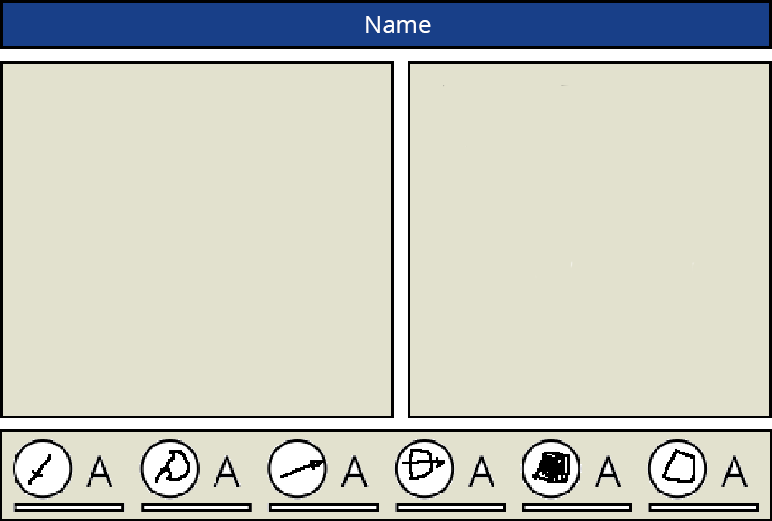
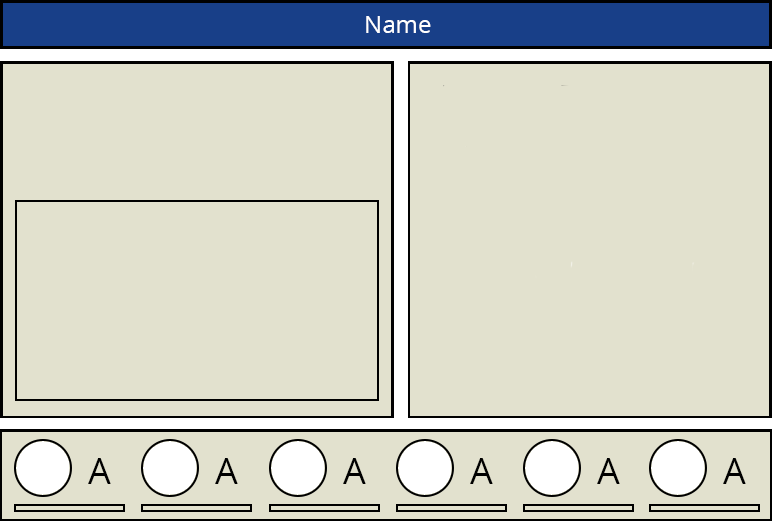
Layer changes from the first 772x521 image to the second:
showed "LevelUpInfo" over [15, 200, 379, 401]
added group "WeaponSkill6" with 3 layers above "WeaponSkill5" over [649, 439, 760, 512]
added layer "A" (1st of 6, in "WeaponSkill6") in group "WeaponSkill6" over [723, 458, 746, 484]
added layer "Rectangle 1" (1st of 6, in "WeaponSkill6") in group "WeaponSkill6" over [651, 504, 760, 512]
added layer "Ellipse 1" (1st of 6, in "WeaponSkill6") in group "WeaponSkill6" over [649, 439, 707, 497]
added group "WeaponSkill5" with 3 layers above "WeaponSkill4" over [523, 439, 634, 512]
added layer "A" (2nd of 6, in "WeaponSkill5") in group "WeaponSkill5" over [597, 458, 620, 484]
added layer "Rectangle 1" (2nd of 6, in "WeaponSkill5") in group "WeaponSkill5" over [524, 504, 634, 512]
added layer "Ellipse 1" (2nd of 6, in "WeaponSkill5") in group "WeaponSkill5" over [523, 439, 581, 497]
added group "WeaponSkill4" with 3 layers above "WeaponSkill3" over [396, 439, 507, 512]
added layer "A" (3rd of 6, in "WeaponSkill4") in group "WeaponSkill4" over [470, 458, 493, 484]
added layer "Rectangle 1" (3rd of 6, in "WeaponSkill4") in group "WeaponSkill4" over [396, 504, 507, 512]
added layer "Ellipse 1" (3rd of 6, in "WeaponSkill4") in group "WeaponSkill4" over [396, 439, 454, 497]
added group "WeaponSkill3" with 3 layers above "WeakSkill2" over [269, 439, 380, 512]
added layer "A" (4th of 6, in "WeaponSkill3") in group "WeaponSkill3" over [343, 458, 366, 484]
added layer "Rectangle 1" (4th of 6, in "WeaponSkill3") in group "WeaponSkill3" over [270, 504, 380, 512]
added layer "Ellipse 1" (4th of 6, in "WeaponSkill3") in group "WeaponSkill3" over [269, 439, 327, 497]
showed group "WeakSkill2" (3 layers) over [141, 439, 252, 512]
showed group "WeakSkill1" (3 layers) over [14, 439, 125, 512]
painted on "Layer 0" over [13, 439, 759, 512]
